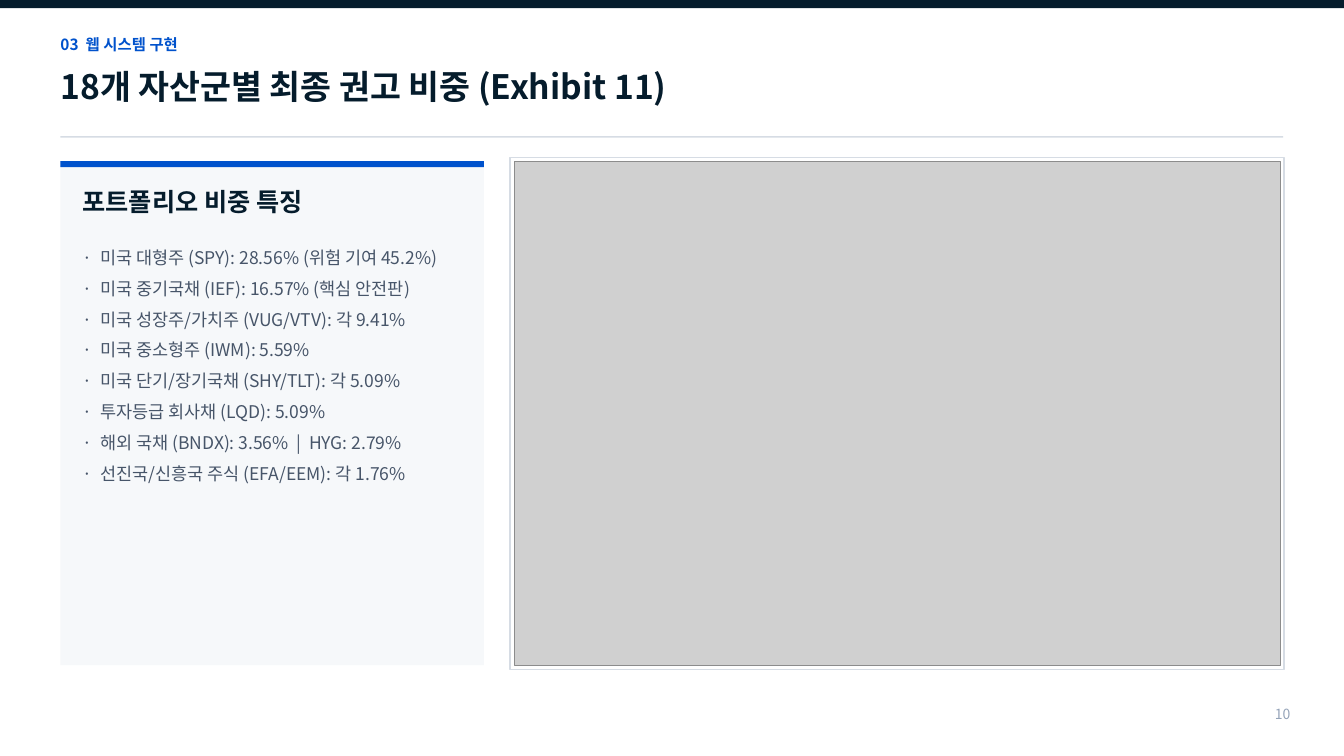
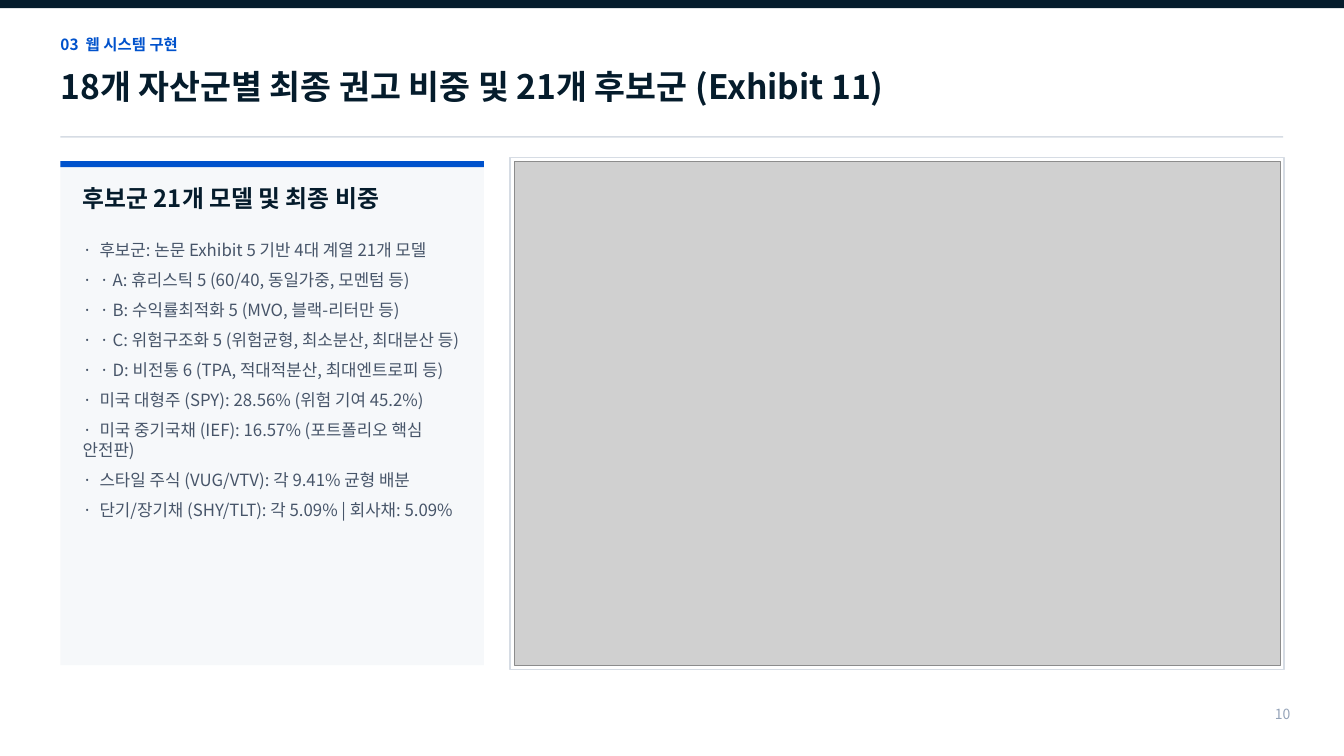
Before and after one commit to Placer-BAE/self-driving-portfolio, a slide deck: slide 10 of The_Self_Driving_Portfolio_중간발표_최종본.pptx. Drawn at 1344x756 pixels with LibreOffice and Linux fonts; fonts in the diff are those of the drawing; grey boxes stand for pictures. Boxes give left, top, right and bottom in pixels: in the first picture for what was removed or moved away, otherwise in the second. Text is boxed around its words. In the diff, an @@ line names an element or a change of style, - is before the commit and + after.

Commit message:
docs & slides: incorporate senior feedback, Yahoo Finance 159m data explanation, and Exhibit 5 candidate breakdown

```diff
--- a/The_Self_Driving_Portfolio_중간발표_최종본.pptx
+++ b/The_Self_Driving_Portfolio_중간발표_최종본.pptx
@@ text at (x1=60, y1=70, x2=883, y2=106): text changed @@
-18개 자산군별 최종 권고 비중 (Exhibit 11)
+18개 자산군별 최종 권고 비중 및 21개 후보군 (Exhibit 11)
@@ text at (x1=83, y1=187, x2=379, y2=209): text changed; size 18 to 17 pt @@
-포트폴리오 비중 특징
+후보군 21개 모델 및 최종 비중
@@ text "· 후보군: 논문 Exhibit 5 ..." moved from (x1=100, y1=249, x2=437, y2=484) to (x1=83, y1=242, x2=459, y2=519) @@
@@ text at (x1=100, y1=242, x2=459, y2=379): paragraphs added @@
+· 후보군: 논문 Exhibit 5 기반 4대 계열 21개 모델
+· · A: 휴리스틱 5 (60/40, 동일가중, 모멘텀 등)
+· · B: 수익률최적화 5 (MVO, 블랙-리터만 등)
+· · C: 위험구조화 5 (위험균형, 최소분산, 최대분산 등)
+· · D: 비전통 6 (TPA, 적대적분산, 최대엔트로피 등)
@@ text at (x1=100, y1=392, x2=424, y2=409): size 12.5 to 12 pt in "· 미국 대형주 (SPY): 28.56% (위험 기여 ..." @@
@@ text at (x1=83, y1=422, x2=453, y2=519): text changed; size 12.5 to 12 pt @@
-· 미국 중기국채 (IEF): 16.57% (핵심 안전판)
-· 미국 성장주/가치주 (VUG/VTV): 각 9.41%
-· 미국 중소형주 (IWM): 5.59%
-· 미국 단기/장기국채 (SHY/TLT): 각 5.09%
-· 투자등급 회사채 (LQD): 5.09%
-· 해외 국채 (BNDX): 3.56% | HYG: 2.79%
-· 선진국/신흥국 주식 (EFA/EEM): 각 1.76%
+· 미국 중기국채 (IEF): 16.57% (포트폴리오 핵심 안전판)
+· 스타일 주식 (VUG/VTV): 각 9.41% 균형 배분
+· 단기/장기채 (SHY/TLT): 각 5.09% | 회사채: 5.09%
```
Also in this commit, not shown: 13 other slides changed, 3 other files.
